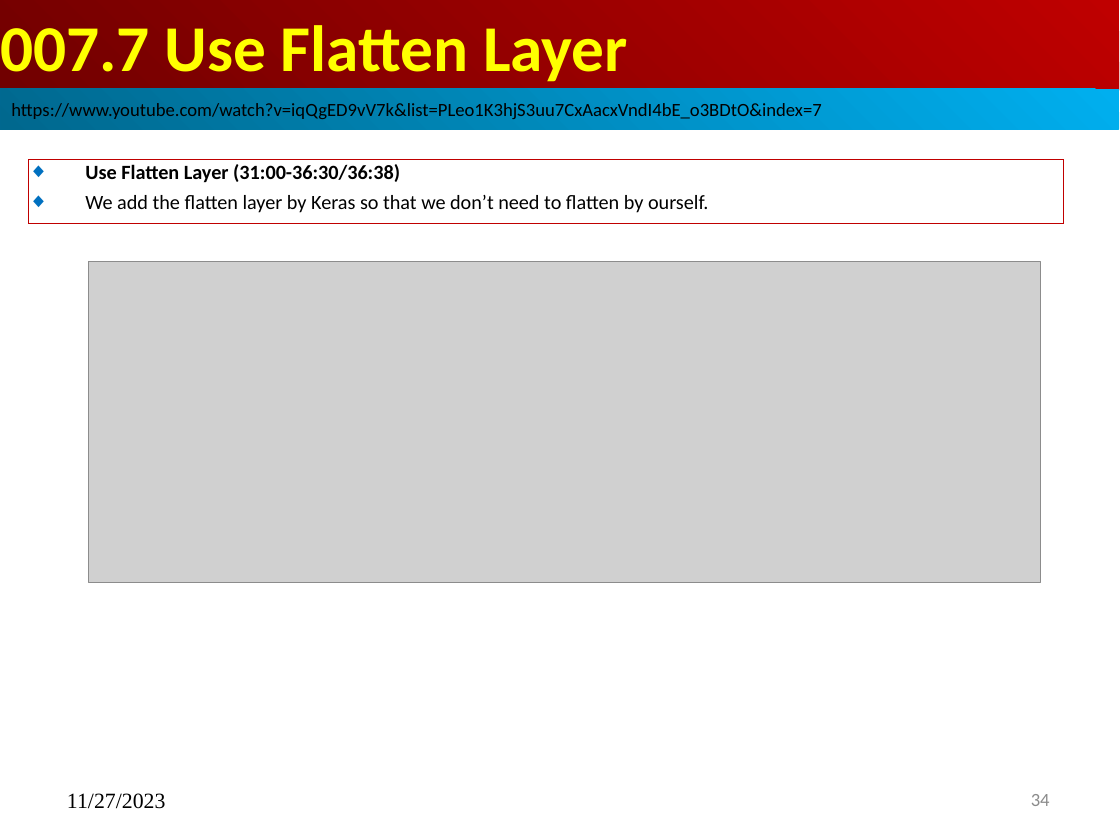
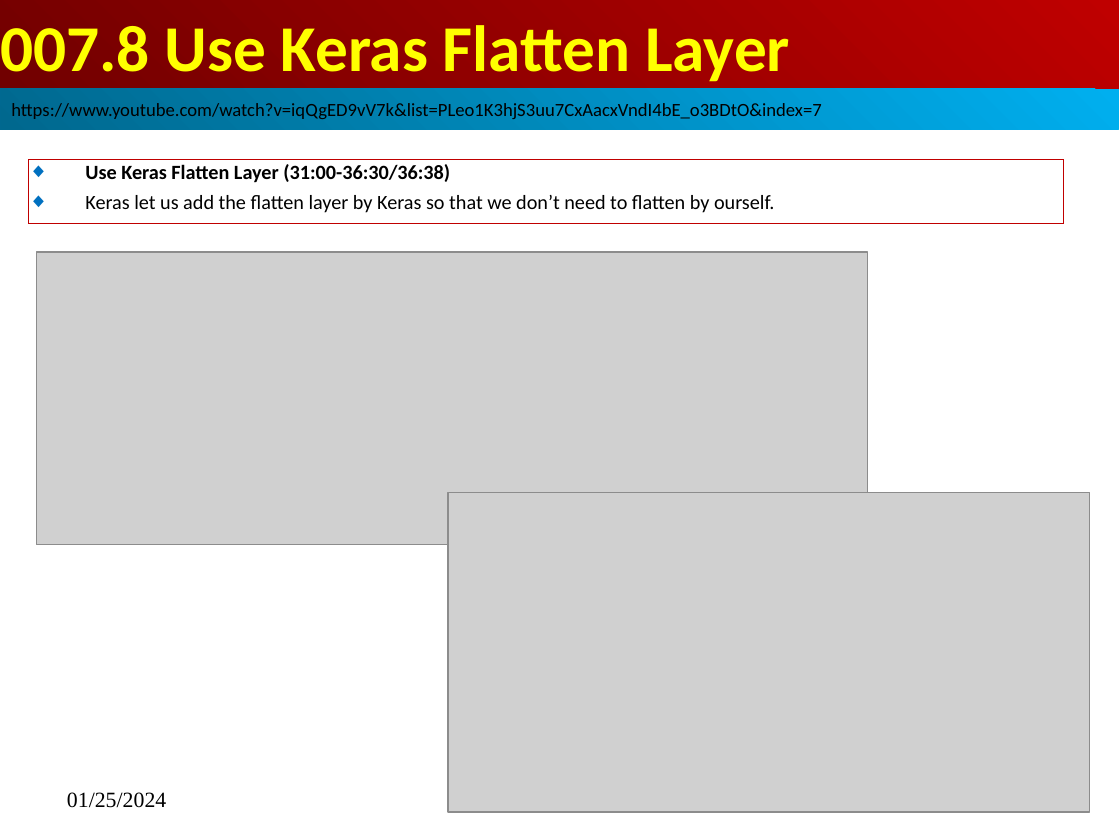
Before and after one commit to peterhchen/AIU_CS512_DL, a slide deck: slide 38 of 000_Lecture_Project/week01/01_Lecture/07_Write_Digit.pptx (slide 34 before the commit). Drawn at 1120x840 pixels with LibreOffice and Linux fonts; fonts in the diff are those of the drawing; grey boxes stand for pictures. Boxes give left, top, right and bottom in pixels: in the first picture for what was removed or moved away, otherwise in the second. Text is boxed around its words. In the diff, an @@ line names an element or a change of style, - is before the commit and + after.

```diff
--- a/000_Lecture_Project/week01/01_Lecture/07_Write_Digit.pptx
+++ b/000_Lecture_Project/week01/01_Lecture/07_Write_Digit.pptx
@@ title at [0,25,790,82]: text changed @@
-007.7 Use Flatten Layer
+007.8 Use Keras Flatten Layer
@@ subtitle at [85,164,774,213]: text changed @@
-◆ Use Flatten Layer (31:00-36:30/36:38)
-◆ We add the flatten layer by Keras so that we don’t need to flatten by ourself.
+◆ Use Keras Flatten Layer (31:00-36:30/36:38)
+◆ Keras let us add the flatten layer by Keras so that we don’t need to flatten by ourself.
@@ picture: place and size @@
-picture at [88,261,1040,581]
+picture at [36,252,868,544]
@@ picture added at [448,492,1090,812] @@
@@ text at [67,792,166,808]: text changed @@
-11/27/2023
+01/25/2024
@@ page number at [1031,811,1050,812]: text changed @@
-34
+38
```
Also in this commit, not shown: 33 other slides changed, 8 slides added, 1 slide removed.
